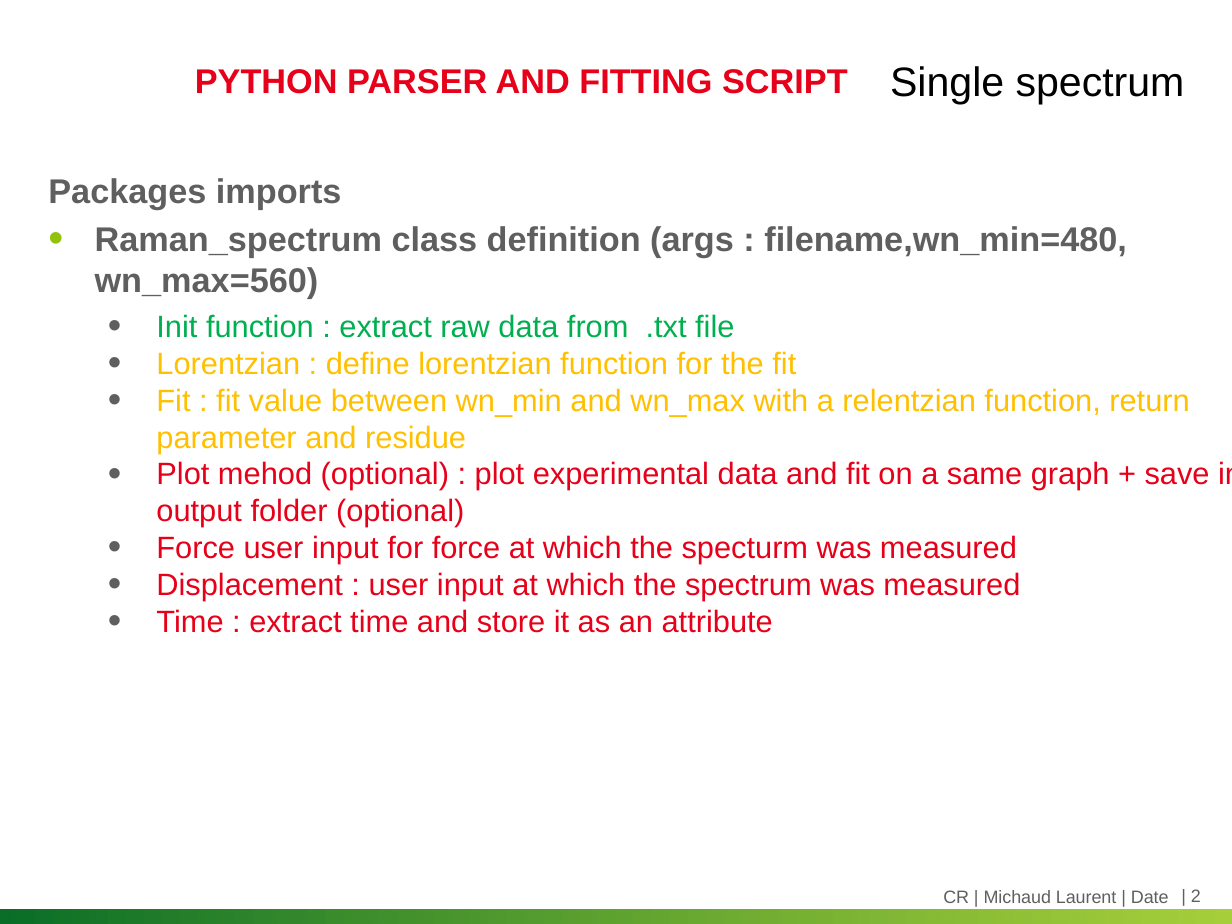
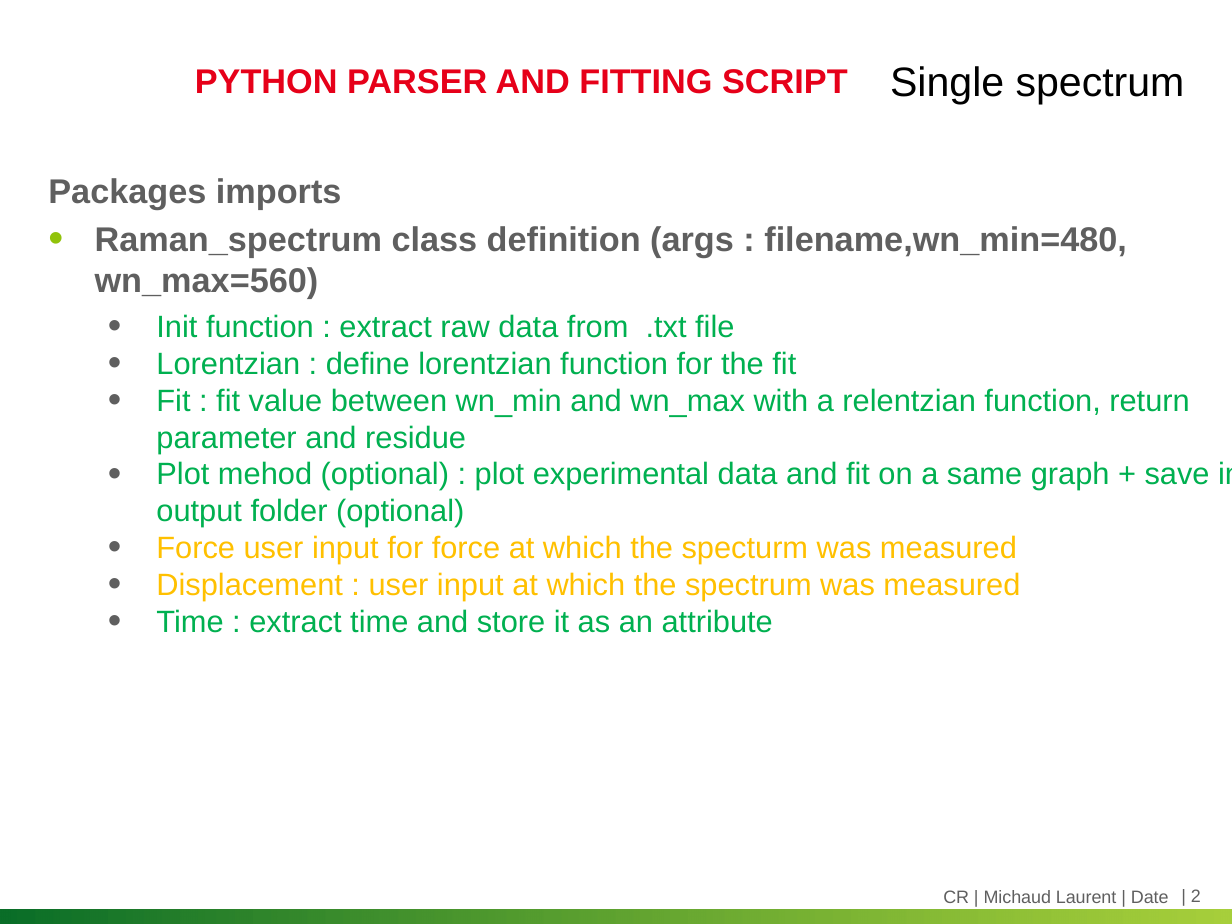
Before and after one commit to mcdlrt/Raman_solflex, a slide deck: slide 2 of Raman data processing.pptx. Drawn at 1232x924 pixels with LibreOffice and Linux fonts; fonts in the diff are those of the drawing; background and template pictures are left out. Boxes give left, top, right and bottom in pixels: in the first picture for what was removed or moved away, otherwise in the second. Text is boxed around its words. In the diff, an @@ line names an element or a change of style, - is before the commit and + after.

Commit message:
Finished parser

```diff
--- a/Raman data processing.pptx
+++ b/Raman data processing.pptx
@@ text at (156, 351, 1232, 633): text colour #FFC000 to #00B050 in "Lorentzian : define lorentzian function for the ...", "Fit : fit value between wn_min and ..."; text colour #E60019 to #00B050 in "Plot mehod (optional) : plot experimental data ...", "Time : extract time and store it ..."; text colour #E60019 to #FFC000 in "Force user input for force at which ...", "Displacement : user input at which the ..." @@
```
Also in this commit, not shown: 1 other slide changed, 1 other file.
